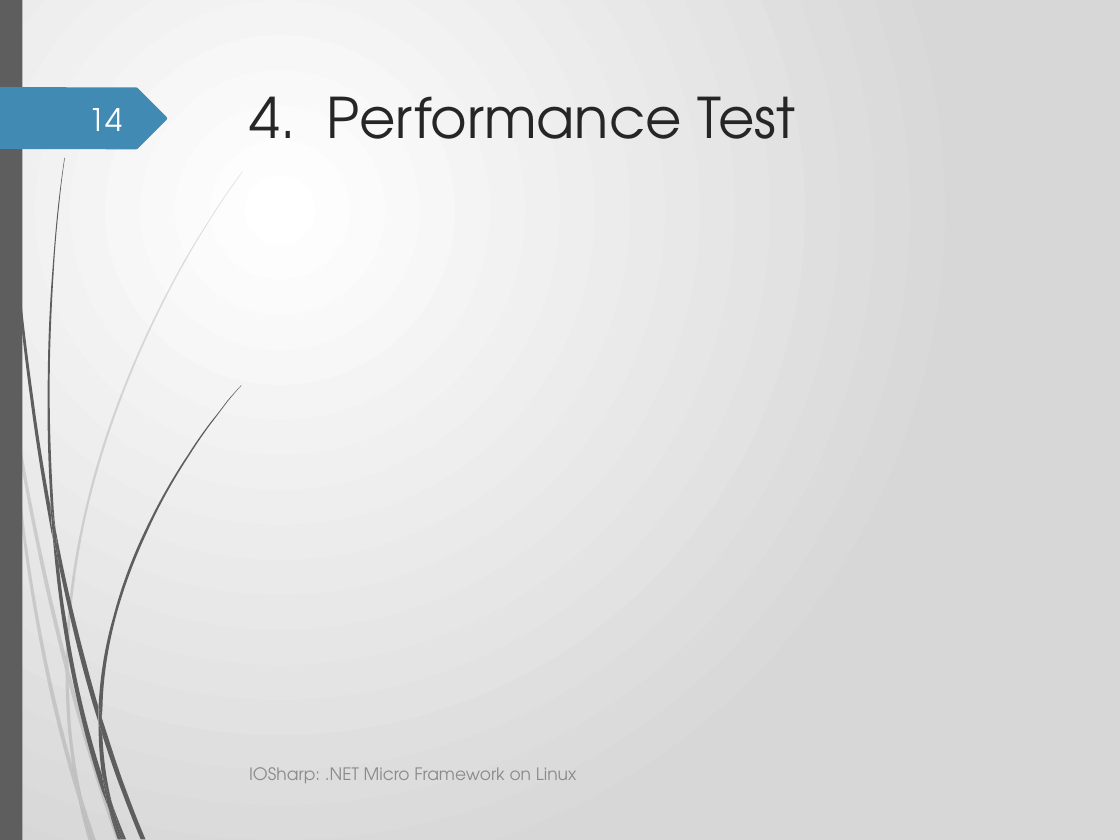
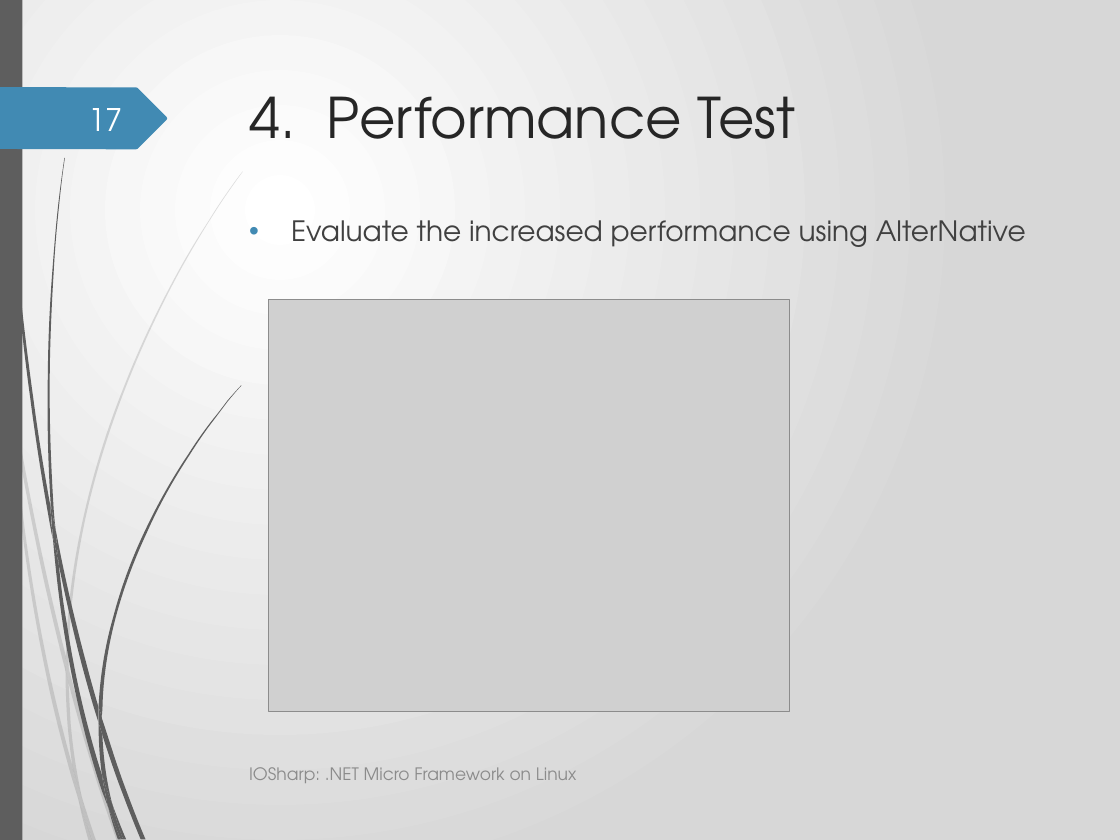
Before and after one commit to GerardSoleCa/BachelorThesisMisc, a slide deck: slide 17 of ThesisDoc/IOSharp.pptx (slide 14 before the commit). Drawn at 1120x840 pixels with LibreOffice and Linux fonts; fonts in the diff are those of the drawing; grey boxes stand for pictures; background and template pictures are left out. Boxes give left, top, right and bottom in pixels: in the first picture for what was removed or moved away, otherwise in the second. Text is boxed around its words. In the diff, an @@ line names an element or a change of style, - is before the commit and + after.

Commit message:
*** ppt + images

```diff
--- a/ThesisDoc/IOSharp.pptx
+++ b/ThesisDoc/IOSharp.pptx
@@ page number at box(89, 108, 123, 131): text changed @@
-14
+17
@@ text added at box(291, 220, 1026, 247), 18 pt, text #404040 @@
+• Evaluate the increased performance using AlterNative
@@ picture added at box(269, 300, 790, 711) @@
```
Also in this commit, not shown: 8 other slides changed, 4 slides added, 5 other files.
